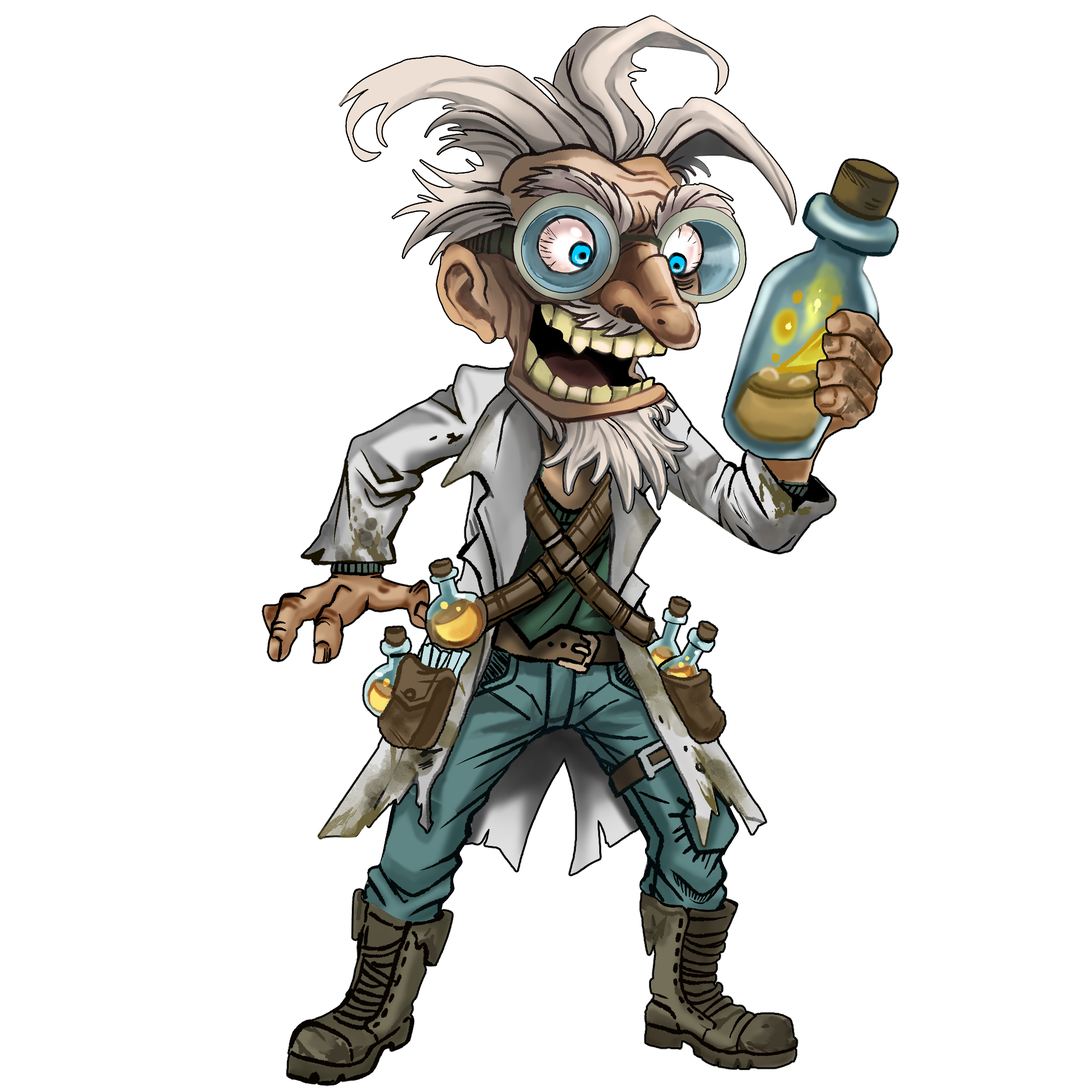
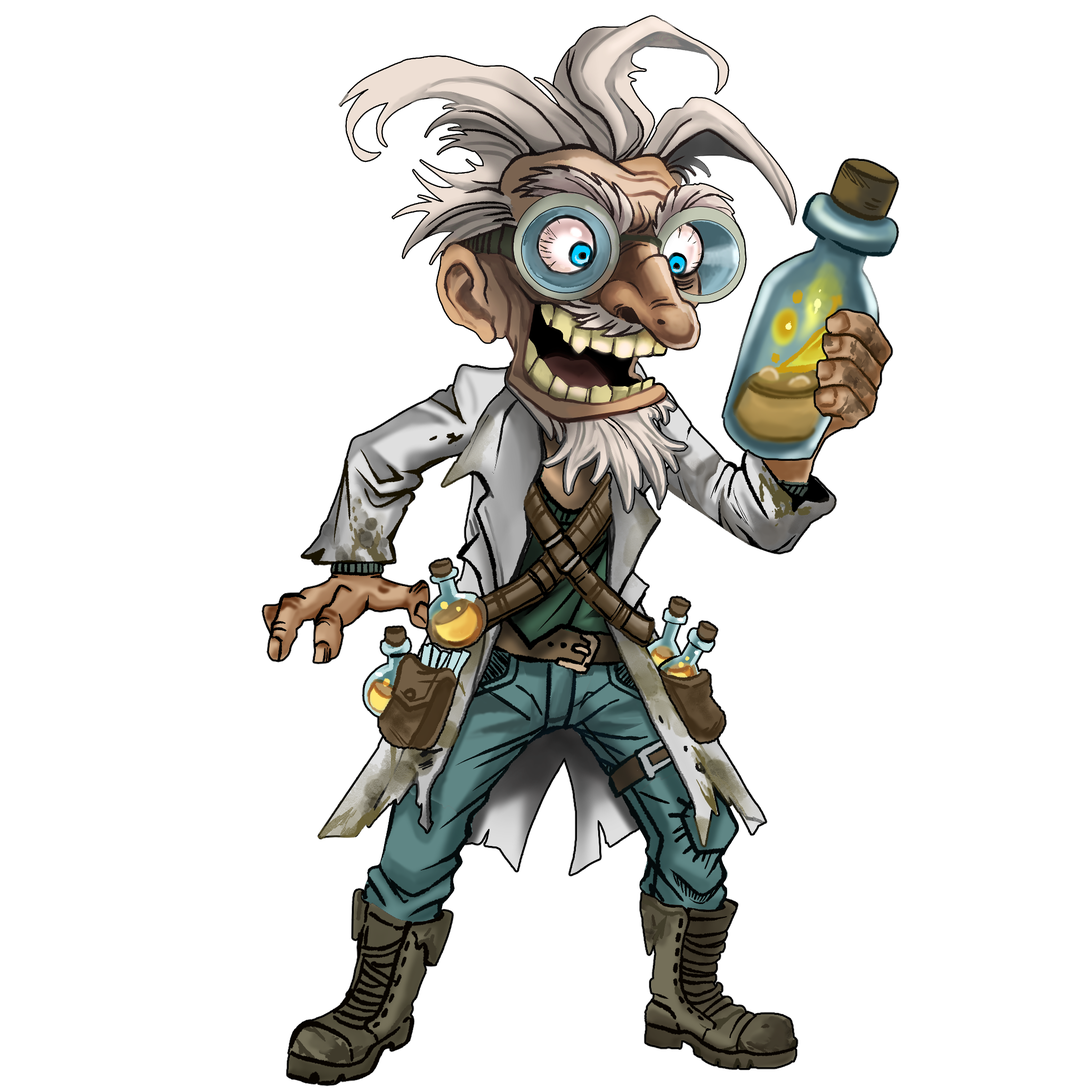
Layered file, before and after one edit (1091×1091). Changes by layer:
moved "오른손 복사" above "주머니, 병들 복사" over [424, 384, 548, 665]
painted on "오른팔 복사" over [458, 384, 548, 457]
moved "시험복 복사" above "가슴 복사" over [424, 384, 627, 793]
painted on "오른종아리 복사" over [431, 648, 496, 793]
